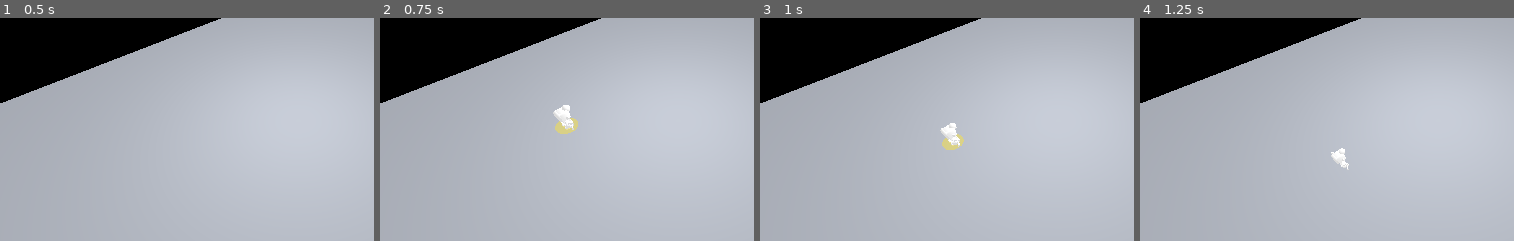
Above: before the commit, frames 1-4 (left to right).
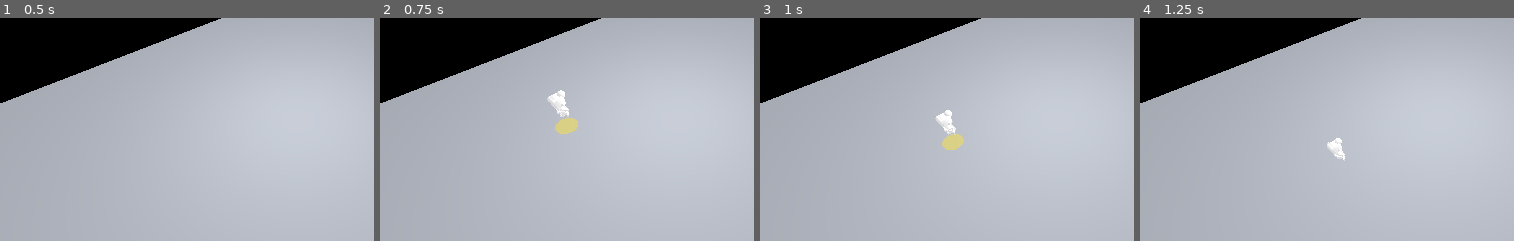
Above: after the commit, the same moments.

Repository: lemonhall/openagentic-sdk-gdscript
Game: Godot game, scene res://vr_offices/VrOffices.tscn
Same seed, same stepped clock (60 frames per second), same inputs: the game is played once before the commit and once after it.
Inputs:
- Up to frame 1 (0.5 s): no input
- Up to frame 2 (0.75 s): click "Add NPC" at 0.5 s
- Up to frame 3 (1 s): no input
- Up to frame 4 (1.25 s): no input
The pictures show only the part of the screen within x 13-63%, y 27-77%; the shares and areas given below are measured in that part.

Frame 1 is identical in both runs. In frame 2, 0.6% of the frame differs, in the area x 44-52%, y 32-51%; in frame 3, 0.5%; in frame 4, 0.4%.

Commit message:
fix: raise NPC visual so feet sit on floor

Diff:
--- a/vr_offices/npc/Npc.tscn
+++ b/vr_offices/npc/Npc.tscn
@@ -27,6 +27,7 @@
 shape = SubResource("CapsuleShape3D_1")
 
 [node name="ModelRoot" type="Node3D" parent="."]
+position = Vector3(0, 0.55, 0)
 
 [node name="SelectionRing" type="MeshInstance3D" parent="."]
 visible = false
